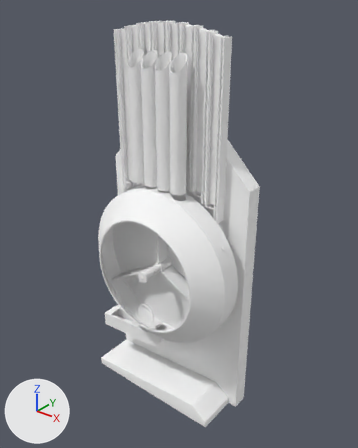
Renders of the OBJ model src/assets/roller/roller.obj from each side of a commit.
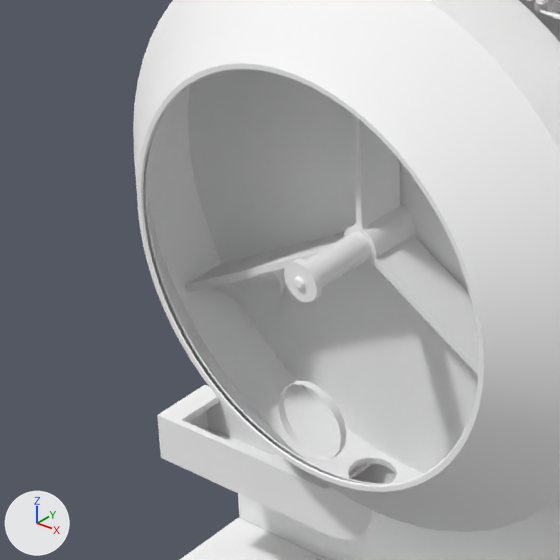
Each version is shown whole from a camera (50 mm lens) standing at (111.5, -162.7, 192.9) and looking at (-16.2, -3.0, 93.8), then close up on the part from 18% to 59% of the width and 45% to 78% of the height. Lighting does not change. The marker at lower left points along +X, +Y and +Z. Where no turn or scale is listed for an object, it has been applied to the vertices.

Names of what the first close-up shows: 'Body_Mesh.002', 'Rotary_Glass_Mesh.003', 'Shaft_Glass_Mesh.001', 'Volum_Base_Glass_Mesh', 'export_Glass_Mesh.018'.
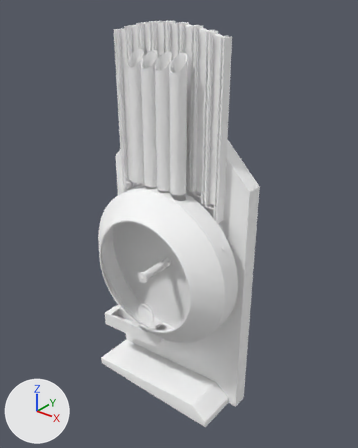
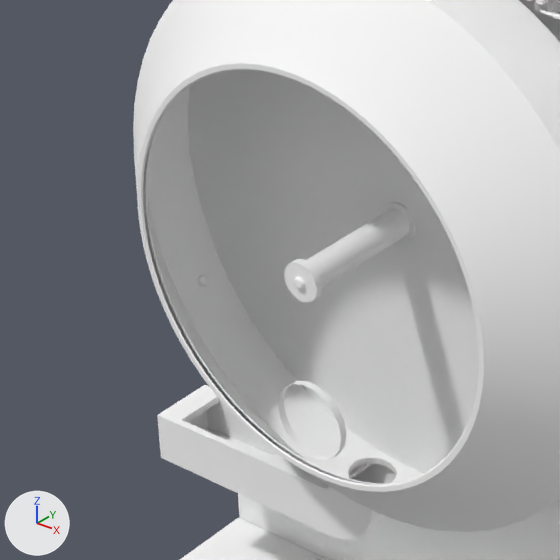
Changed parts and their boxes (x1, y1, x2, y2) in the close-ups (560 x 560 px):
'Rotary_Glass_Mesh.003', deleted: before (184, 115, 479, 375)

The change, as a list of edits to the scene's bpy script:
```text
Remove ob_rotary_glass_mesh_003:
    ob_rotary_glass_mesh_003 = bpy.data.objects.new('Rotary_Glass_Mesh.003', me_rotary_glass_mesh_003)
    ob_rotary_glass_mesh_003.location = (0.0, 0.0, 0.0)
```
